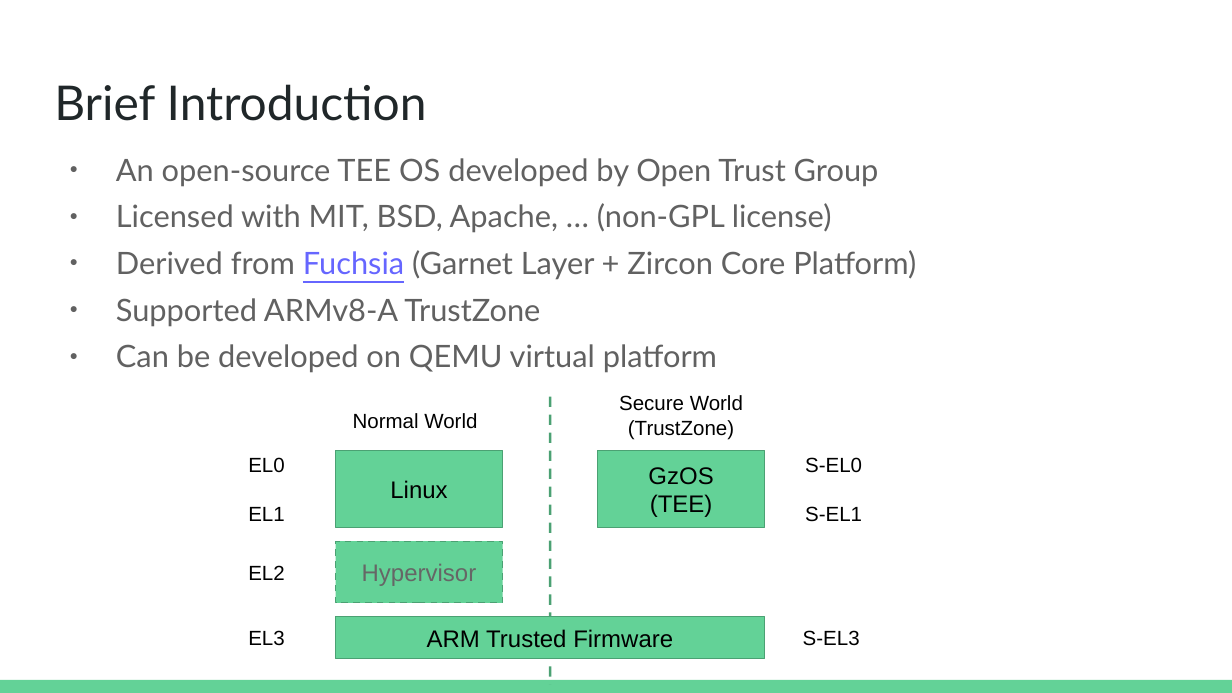
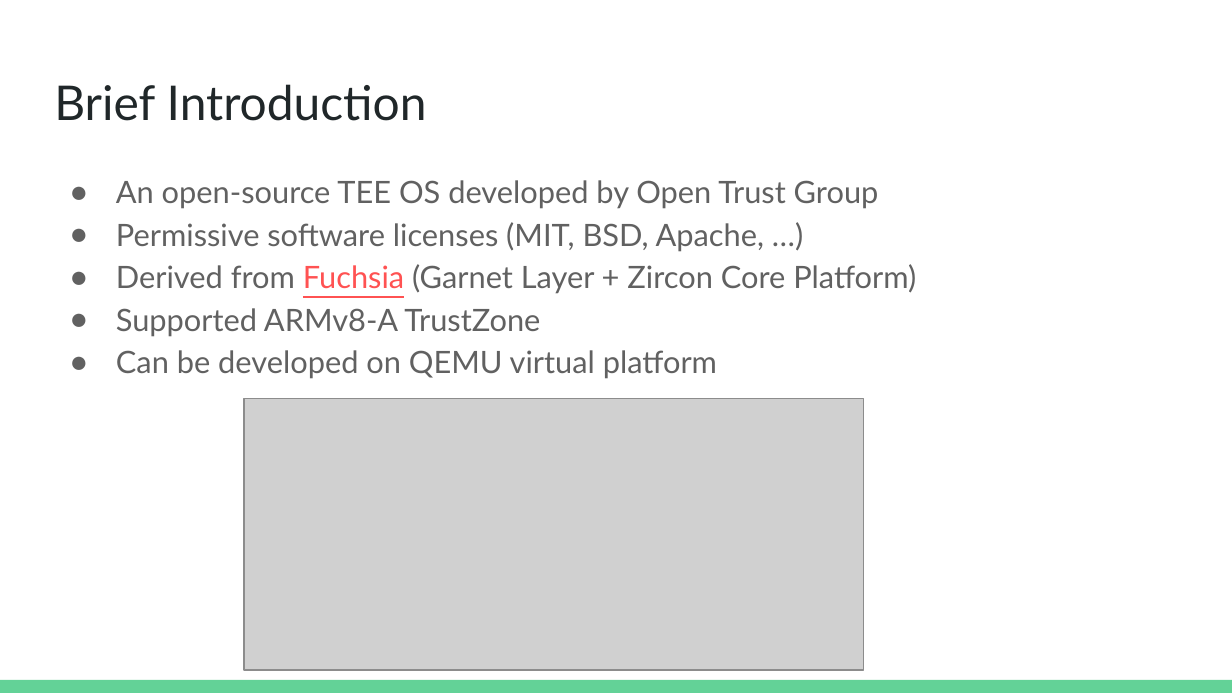
Before and after one commit to OpenTrustGroup/docs, a slide deck: slide 3 of gzos/gzos_intro.odp. Drawn at 1232x693 pixels with LibreOffice and Linux fonts; fonts in the diff are those of the drawing; grey boxes stand for pictures. Boxes give left, top, right and bottom in pixels: in the first picture for what was removed or moved away, otherwise in the second. Text is boxed around its words. In the diff, an @@ line names an element or a change of style, - is before the commit and + after.

```diff
--- a/gzos/gzos_intro.odp
+++ b/gzos/gzos_intro.odp
@@ text "An open-source TEE OS developed ...": place and size @@
-text "An open-source TEE OS developed ..." at box(116, 158, 916, 373)
+text "An open-source TEE OS developed ..." at box(116, 180, 916, 379)
@@ text at box(116, 180, 916, 379): text colour #6666FF to #FF5252 in "Fuchsia"; line spacing 1 to 1.15; less space between paragraphs @@
@@ text at box(116, 222, 764, 252): text changed @@
-● Licensed with MIT, BSD, Apache, … (non-GPL license)
+● Permissive software licenses (MIT, BSD, Apache, …)
@@ picture added at box(244, 399, 864, 670) @@
@@ text removed at box(353, 413, 477, 429) @@
-Normal World
@@ line removed from (551, 397) to (551, 685) @@
@@ text removed at box(619, 395, 743, 440) @@
-Secure World
-(TrustZone)
@@ text removed at box(248, 457, 284, 521) @@
-EL0
-EL1
@@ rectangle removed at box(335, 451, 503, 529) @@
-Linux
@@ rectangle removed at box(598, 451, 765, 529) @@
-GzOS
-(TEE)
@@ text removed at box(805, 457, 862, 522) @@
-S-EL0
-S-EL1
@@ text removed at box(248, 565, 284, 580) @@
-EL2
@@ rectangle removed at box(335, 541, 503, 602) @@
-Hypervisor
@@ rectangle removed at box(335, 616, 764, 659) @@
-ARM Trusted Firmware
@@ text removed at box(248, 630, 284, 646) @@
-EL3
@@ text removed at box(803, 630, 860, 646) @@
-S-EL3
```
Also in this commit, not shown: 5 other slides changed, 3 slides added, 1 slide removed, 2 other files.
